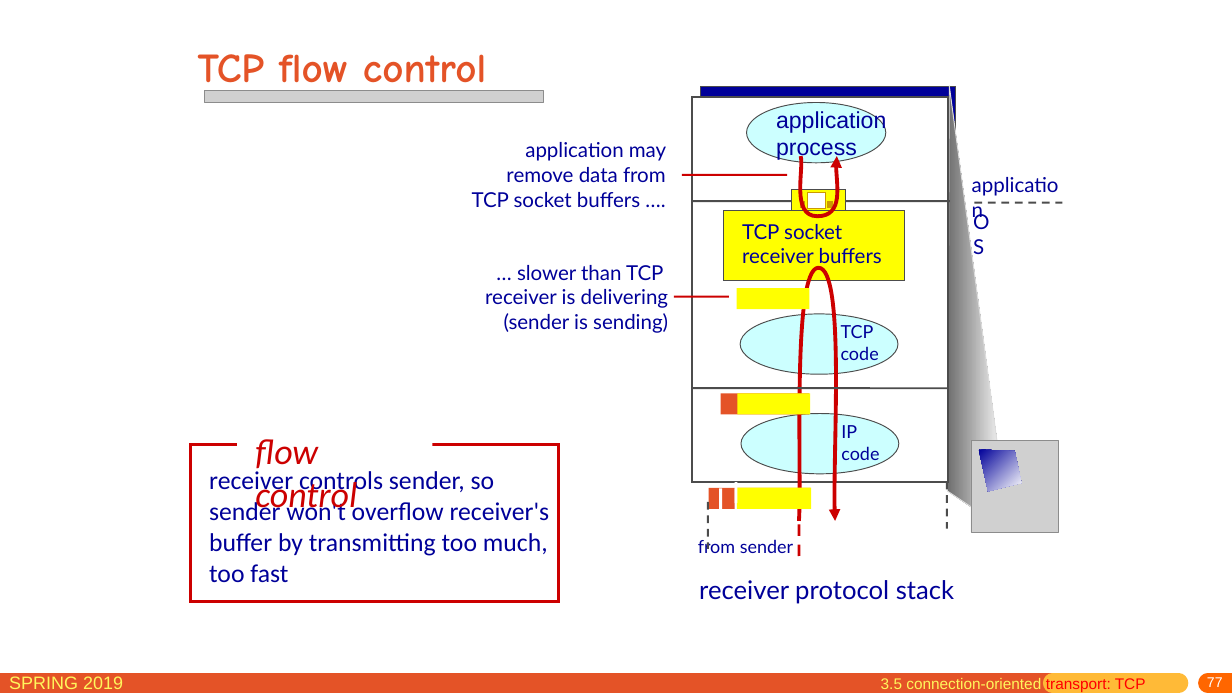
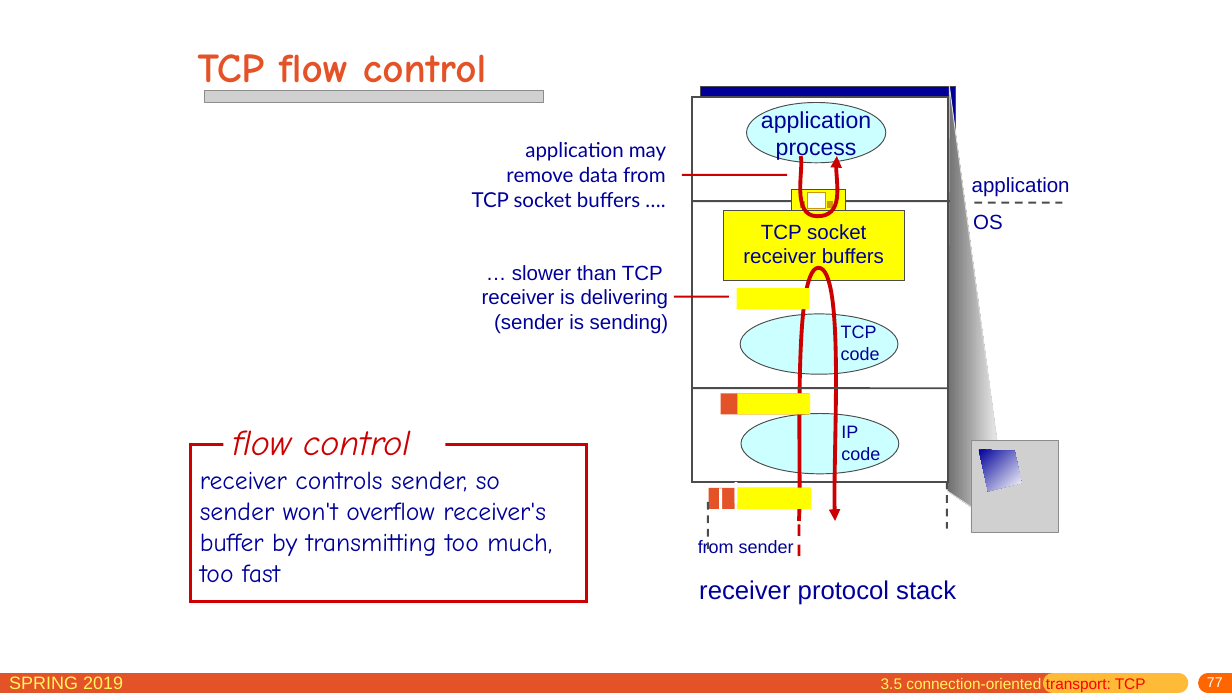
Before and after one commit to jichenghu/PPT_networkDistributed, a slide deck: slide 77 of chapter3.pptx. Drawn at 1232x693 pixels with LibreOffice and Linux fonts; fonts in the diff are those of the drawing; grey boxes stand for pictures. Boxes give left, top, right and bottom in pixels: in the first picture for what was removed or moved away, otherwise in the second. Text is boxed around its words. In the diff, an @@ line names an element or a change of style, - is before the commit and + after.

```diff
--- a/chapter3.pptx
+++ b/chapter3.pptx
@@ ellipse "application" at [747,103,886,163]: alignment left to centre @@
@@ font Lato to Arial in 7 elements at [482,265,669,334], [698,540,794,553], [972,177,1070,197], [841,325,880,364], [841,425,880,464], [699,580,956,605], [973,214,1003,230] @@
@@ text "TCP socket" at [743,224,884,268]: font Lato to Arial; alignment left to centre @@
@@ text "flow control" at [233,430,410,456]: font Calibri to Comic Neue @@
@@ text "flow control": place and size @@
-text "flow control" at [255,439,357,516]
+text "flow control" at [233,430,410,456]
@@ rectangle: place and size @@
-rectangle at [190,445,558,602]
+rectangle at [190,445,586,602]
@@ text "receiver controls sender, so sender ...": place and size @@
-text "receiver controls sender, so sender ..." at [209,468,550,582]
+text "receiver controls sender, so sender ..." at [200,471,552,583]
@@ text "receiver controls sender, so sender ..." at [200,471,552,583]: font Calibri to Comic Neue @@
```
Also in this commit, not shown: 1 other slide changed.
